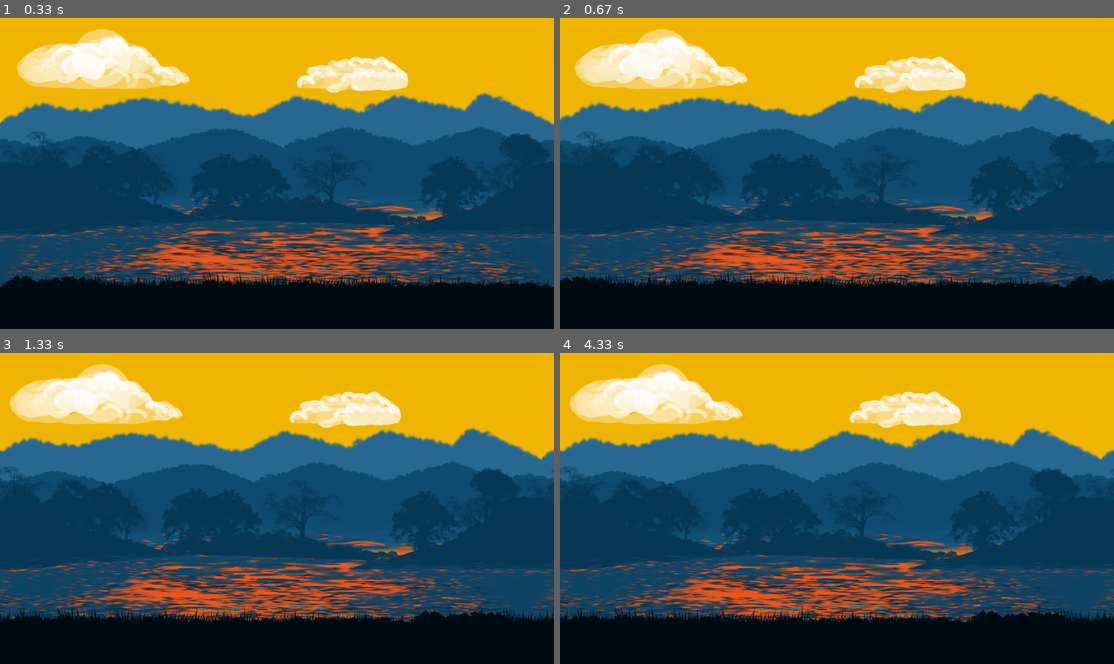
Above: before the commit, frames 1-4 (two rows, left to right).
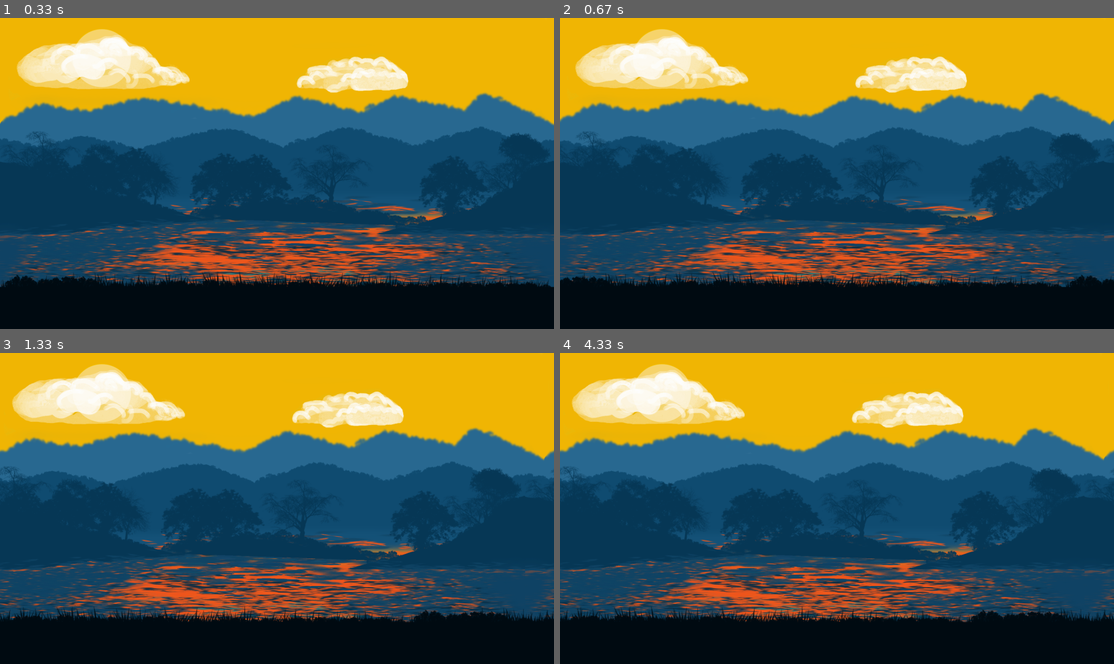
Above: after the commit, the same moments.

Repository: Club-Tony/CS50-Final.github.io
Game: pygame game, started from CS50-Final-Pygame/pygameTesting.py
Two runs of this game, one before a commit and one after it. Both use one fixed random seed, a clock stepped at 60 frames per second and the inputs below.
Inputs:
- Up to frame 1 (0.33 s): no input
- Up to frame 2 (0.67 s): hold Right from 0.33 s (still down)
- Up to frame 3 (1.33 s): release Right at 0.8 s; hold Right 0.83-1.3 s
- Up to frame 4 (4.33 s): hold Left 1.33-1.87 s; hold Left 1.9-2.3 s; hold Right 2.33-2.97 s; hold Left 3-3.47 s; hold Right 3.5-3.97 s; hold Right from 4 s (still down)

Frame 1 is identical in both runs. In frame 2, 0.8% of the frame differs, in the area x 0-100%, y 5-35%; in frame 3, 2.3%; in frame 4, 2.1%.

Commit message:
save state

Diff:
--- a/CS50-Final-Pygame/pygameTesting.py
+++ b/CS50-Final-Pygame/pygameTesting.py
@@ -30,18 +30,20 @@
 # define game variables(scrolling)
 scroll = 0
 
-# load ground background layers so they can be set manually at different speeds (7.png, 8.png)
+# load backgrounds starting with ground:
+# note: loading all 1 by 1 instead of list so I have full control over individual .png scrolling speed
 ground_image = pygame.image.load("C:\\Users\\Davey\\Documents\\GitHub\\CS50-Final.github.io\\CS50-Final-Pygame\\Island\\Layers\\L5.png").convert_alpha()
 
 # get ground background width and height
 ground_width = ground_image.get_width()
 ground_height = ground_image.get_height()
 
-# load water layers
+# load water with mountains
 water_mountains = pygame.image.load("C:\\Users\\Davey\\Documents\\GitHub\\CS50-Final.github.io\\CS50-Final-Pygame\\Island\\Layers\\L3.png").convert_alpha()
 water_mountains_width = water_mountains.get_width()
 water_mountains_height = water_mountains.get_height()
 
+# load water with trees
 water_trees = pygame.image.load("C:\\Users\\Davey\\Documents\\GitHub\\CS50-Final.github.io\\CS50-Final-Pygame\\Island\\Layers\\L4.png").convert_alpha()
 water_trees_width = water_trees.get_width()
 water_trees_height = water_trees.get_height()
@@ -61,40 +63,13 @@
 sun_width = sun.get_width()
 sun_height = sun.get_height()
 
-# load in background images, create list, loop, load image layers
-# blank list
-backgrounds = []
+# draw far mountains
+# range of 101 for these since I'll stop (right) parallax scrolling at 100 range (192,000 pixels)
+def draw_far_mountains():
+    for x in range(101):
+        screen.blit(far_mountains, ((x * far_mountains_width) - scroll * 0.4, 0))
 
-# loop, make range 1-3 since I have 2 bg image layers that need to be loaded, 1 ground image for later (L5)
-# and 2 other layers that need to be at their own speed
-# f-string to make it so {i} replaced with the value of i in each iteration of loop, note the subdirectories
-# and include L before {i} because each of my .png starts with an L before the number i.e. (L1.png)
-# convert_alpha to convert image and maintain transparency
-for i in range(1, 2):
-    background = pygame.image.load(f"Island/Layers/L{i}.png").convert_alpha()
-
-    # append to add the loaded images into my list (backgrounds)
-    backgrounds.append(background)
-
-# determine background image width (will allow for srolling later)
-background_width = backgrounds[0].get_width()
-
-# draw "background" images (far mountains, and clouds) onto screen, iterate through list
-def draw_background():
-    # x variable loop so images draw next to eachother
-    # note: range is number of each layer being loaded, so in this case getting to 25 can be the end of game
-    for x in range(101):
-        # set different speeds of background layers to create parallax effect,
-        # scroll * speed so scroll variable will be adjusted based on speed that each image is set to
-        speed = 0.5
-        # note: the furthest image (far mountains) is being drawn first, closest image (clouds) drawn last
-        for i in backgrounds:
-            screen.blit(i, ((x * background_width) - scroll * speed, 0))
-            # increase speed at each iteration, this will make clouds move 0.3 faster than far mountains
-            speed += 0.3
-
-# draw ground images onto screen, they will be moving at a different speed so doing separately
-# range of 101 since game stops scrolling further right at 100 range (192,000 pixels)
+# draw ground images
 def draw_ground():
     for x in range(101):
         screen.blit(ground_image, ((x * ground_width) - scroll * 6, 0))
@@ -111,7 +86,7 @@
 # draw clouds and sun (edited these to scale/make transparent through gimp)
 def draw_clouds():
     for x in range (101):
-        screen.blit(clouds, ((x * clouds_width) - scroll * 0.3, 0))
+        screen.blit(clouds, ((x * clouds_width) - scroll * 0.2, 0))
 
 def draw_sun():
     for x in range (101):
@@ -119,6 +94,14 @@
 
 # make list of loaded images to simplify transform.scale
 images_list = [far_mountains, clouds, water_mountains, water_trees, ground_image, sun]
+
+# resize images with screen toggle: blank list, the for loop for transform/scale/append
+def resize_images(images, screen_width, screen_height):
+    resized_images = []
+    for image in images:
+        resized_image = pygame.transform.scale(image, (screen_width, screen_height))
+        resized_images.append(resized_image)
+    return resized_images
 
 # game loop, with forever repeating while loop (when run = true)
 run = True
@@ -136,7 +119,7 @@
     screen.fill((0, 0, 0))
 
     # draw background(far mountains), clouds, water/tree/close mountains layers, and ground in game loop
-    draw_background()
+    draw_far_mountains()
     draw_sun()
     draw_clouds()
     draw_water_mountains()
@@ -184,11 +167,14 @@
                     screen_width = 1920
                     screen_height = 1080
 
-                # resize images with screen toggle: blank list, the for loop for load/transform/scale/append
-                resized_images = []
-                for image in images_list:
-                    resized_image = pygame.transform.scale(image, (screen_width, screen_height))
-                    resized_images.append(resized_image)
+                # draw background layers again if fullscreen button toggled
+                resized_images = resize_images(images_list, screen_width, screen_height)
+                draw_far_mountains()
+                draw_sun()
+                draw_clouds()
+                draw_water_mountains()
+                draw_water_trees()
+                draw_ground()
 
                 # set display mode
                 pygame.display.set_mode((screen_width, screen_height))
